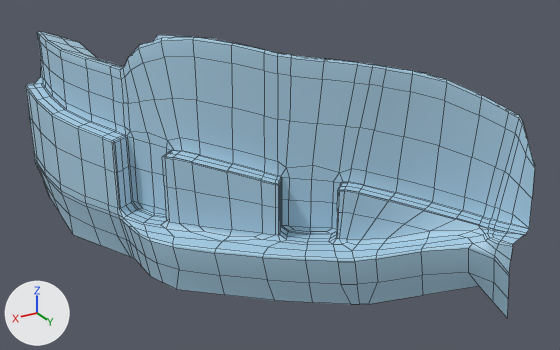
A saved change to the FBX model Assets/Terrain/terrain_W2A7.fbx.
Camera for both pictures: a 50 mm lens placed at (883.0, -72.0, 301.0), pointed at (554.0, -622.0, 27.0). The lights are fixed; the arrows at lower left show +X, +Y and +Z. Mesh edges are drawn as thin lines. Where no turn or scale is listed for an object, it has been applied to the vertices.

The first picture shows 'W2A7_mesh'.
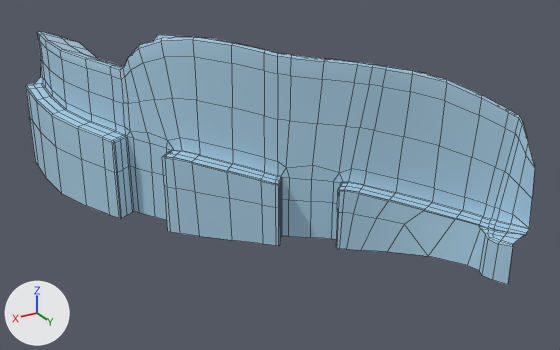
Where the newer file only moved an object's origin or applied its transform, the numbers keep the older frame.

Diff of the bpy script that builds the scene:
```diff
--- a/Assets/Terrain/terrain_W2A7.fbx.py
+++ b/Assets/Terrain/terrain_W2A7.fbx.py
@@ me_mesh @@
 # used by ob_w2a7_mesh; location = (443.0, -454.7, 6.5)
-me_mesh.from_pydata(...)  # 637 vertices, 592 faces; spans x -27.0..275.0, y -401.0..25.0, z -61.0..153.0
+me_mesh.from_pydata(...)  # 489 vertices, 435 faces; spans x -27.0..275.0, y -399.0..25.0, z -23.0..153.0
+# me_mesh part 1
+# 196 vertices are removed from x 8.0..275.0, y -401.0..25.0, z -61.0..10.0
+# 206 faces are deleted
+# 24 vertices are added at x 20.0..275.0, y -394.0..25.0, z -23.0..-12.0
+# 11 new vertices lie (0.0, 0.0, -34.0) away from vertices in x 96.0..146.0, y -124.0..-82.0, z 18.0..19.0
+# 7 new vertices lie (0.0, 0.0, -44.0) away from vertices in x 224.0..244.0, y -230.0..-223.0, z 31.0
+# 6 new vertices lie (0.0, 0.0, -43.0) away from vertices in x 204.0..217.0, y -210.0..-179.0, z 29.0..30.0
+# 49 new faces join them
 me_mesh.materials.append(mat_w2_shade)
```

Boxes [x1, y1, x2, y2] around the edits, measured in the pictures (560 x 350 px):
'W2A7_mesh', reshaped (12% shorter)
    before: [26, 31, 535, 319]
    after: [26, 31, 535, 285]
part 1 of me_mesh, cut back
    before: [30, 118, 513, 319]
    after: [30, 118, 513, 285]
